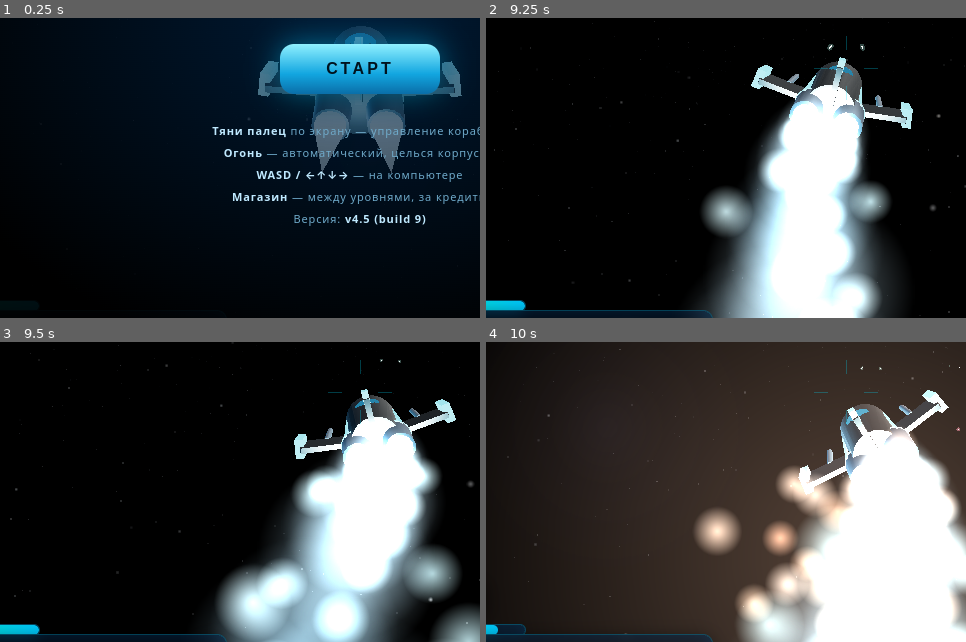
Above: before the commit, frames 1-4 (two rows, left to right).
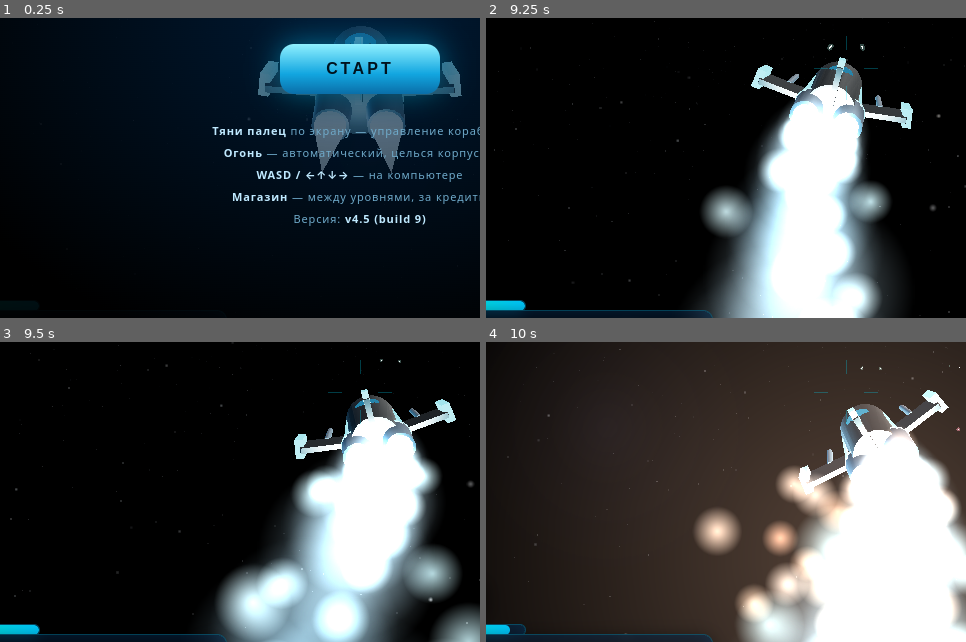
Above: after the commit, the same moments.

Repository: alexey17001700-coder/nexus_space
Game: browser game, page index.html
Two runs of this game, one before a commit and one after it. Both use one fixed random seed, a clock stepped at 60 frames per second and the inputs below.
Inputs:
- Up to frame 1 (0.25 s): no input
- Up to frame 2 (9.25 s): click "СТАРТ" at 0.27 s; hold Right 1.03-1.53 s; tap Space every 0.5 s from 1.1 to 9.1 s; hold Down 1.58-1.85 s; hold Left 1.9-2.47 s; hold Up 2.52-2.82 s; hold Right 2.87-3.53 s; hold Up 3.58-3.82 s; hold Left 3.87-4.3 s; hold Down 4.35-4.68 s; hold Right 4.73-5.23 s; hold Down 5.28-5.55 s; hold Left 5.6-6.17 s; hold Up 6.22-6.52 s; hold Right 6.57-7.23 s; hold Up 7.28-7.52 s; hold Left 7.57-8 s; hold Down 8.05-8.38 s; hold Right 8.43-8.93 s; hold Down from 8.98 s (still down)
- Up to frame 3 (9.5 s): release Down at 9.25 s; hold Left from 9.3 s (still down)
- Up to frame 4 (10 s): tap Space at 9.6 s; release Left at 9.87 s
The pictures show only the part of the screen within x 12-62%, y 42-92%; the shares and areas given below are measured in that part.

Frames 1-3 are identical in both runs. In frame 4, less than 0.1% of the frame differs, in the area x 1-5%, y 94-98%.

Commit message:
Auto-update: index.html

Diff:
--- a/index.html
+++ b/index.html
@@ -1100,7 +1100,7 @@
     if (b.life <= 0){ b.alive = false; b.mesh.visible = false; continue; }
     if (b.mesh.position.distanceTo(shipRoot.position) < 2.8){
       b.alive = false; b.mesh.visible = false;
-      hitPlayer();
+      hitPlayer(10);
     }
   }
 
